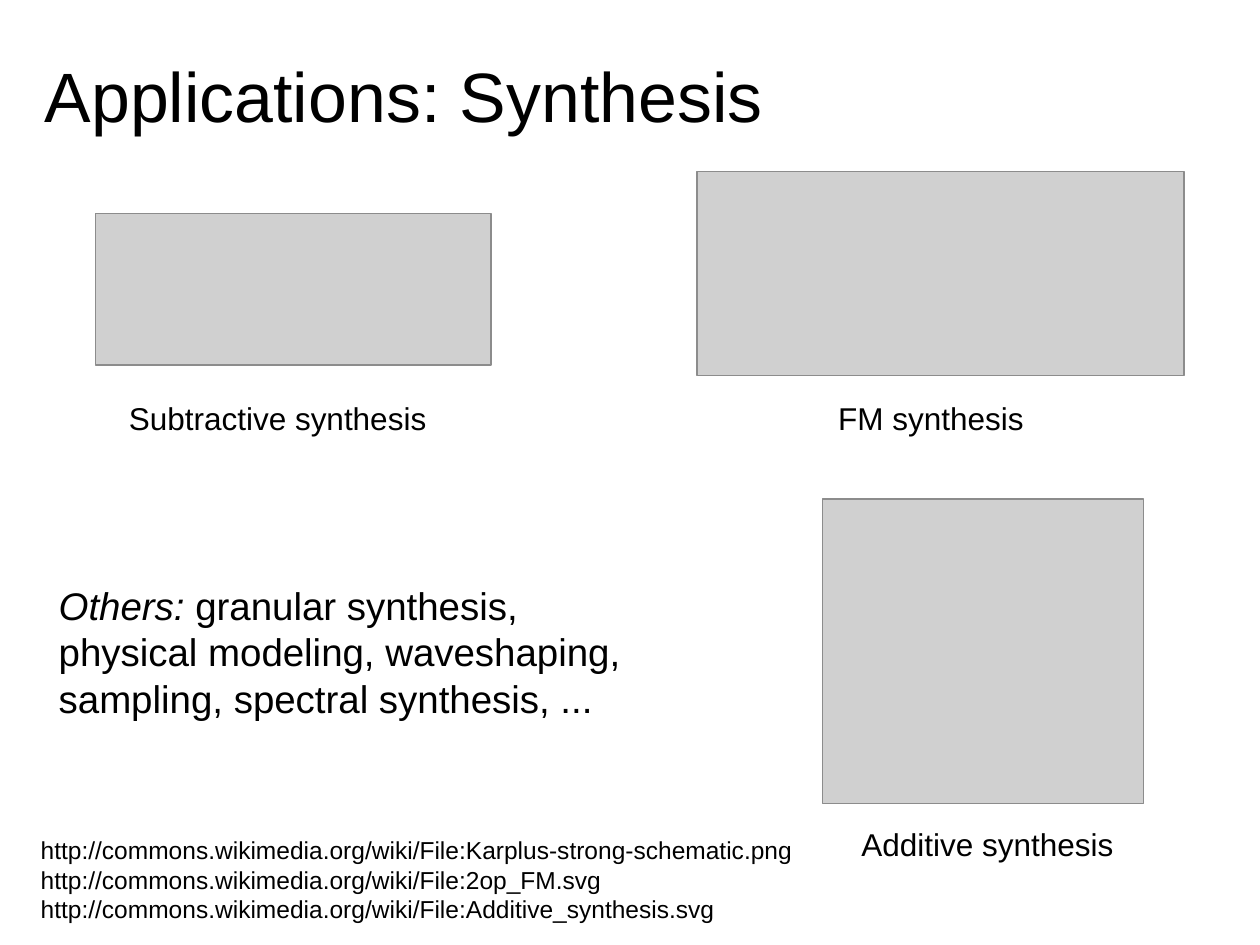
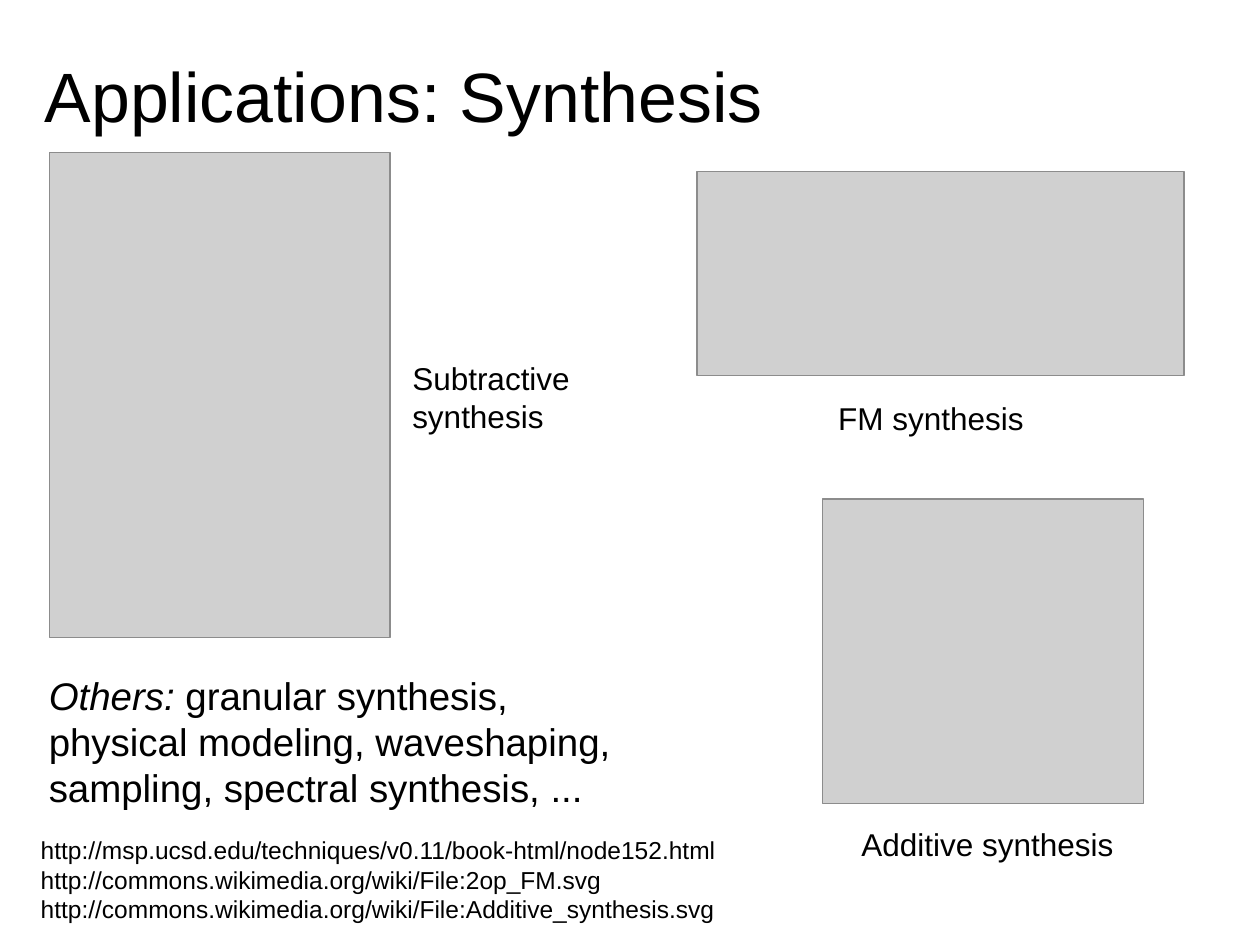
Before and after one commit to MTG/sms-tools, a slide deck: slide 8 of lectures/01-Introduction/1T2-Intro-to-DSP.odp. Drawn at 1260x945 pixels with LibreOffice and Linux fonts; fonts in the diff are those of the drawing; grey boxes stand for pictures. Boxes give left, top, right and bottom in pixels: in the first picture for what was removed or moved away, otherwise in the second. Text is boxed around its words. In the diff, an @@ line names an element or a change of style, - is before the commit and + after.

```diff
--- a/lectures/01-Introduction/1T2-Intro-to-DSP.odp
+++ b/lectures/01-Introduction/1T2-Intro-to-DSP.odp
@@ picture: place and size @@
-picture at bbox=[96, 214, 491, 365]
+picture at bbox=[49, 152, 389, 638]
@@ text "Subtractive synthesis" rewrapped from bbox=[129, 407, 426, 436] to bbox=[412, 367, 569, 434] @@
@@ text "Others: granular synthesis,": place and size @@
-text "Others: granular synthesis," at bbox=[59, 592, 620, 720]
+text "Others: granular synthesis," at bbox=[49, 682, 610, 810]
@@ text at bbox=[41, 841, 715, 864]: text changed @@
-http://commons.wikimedia.org/wiki/File:Karplus-strong-schematic.png
+http://msp.ucsd.edu/techniques/v0.11/book-html/node152.html
```
Also in this commit, not shown: 1 other file.
